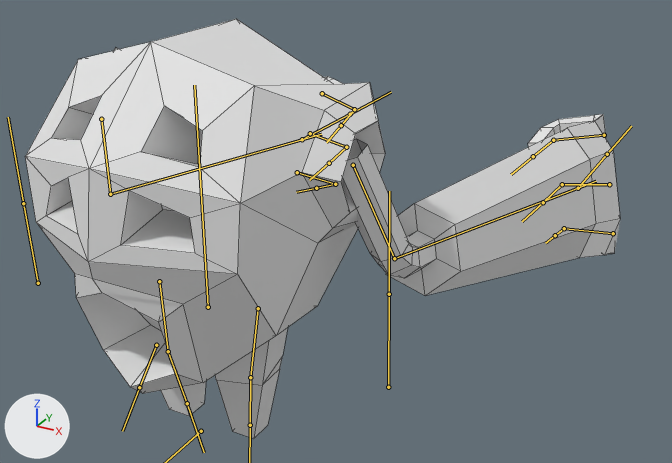
The FBX model Assets/Modelli3D/fisty.fbx: old version first, new version second.
One viewpoint serves both versions: a camera (50 mm lens) standing at (5.39, -6.73, 6.11) and looking at (0.24, 2.63, 1.43). The lights are fixed; the arrows at lower left show +X, +Y and +Z. Both versions are drawn at frame 1 of the action 'Armature|PoseLib'; the numbers are the values there. The bones that bend it are drawn over the model as lines. Mesh edges are drawn as thin lines.
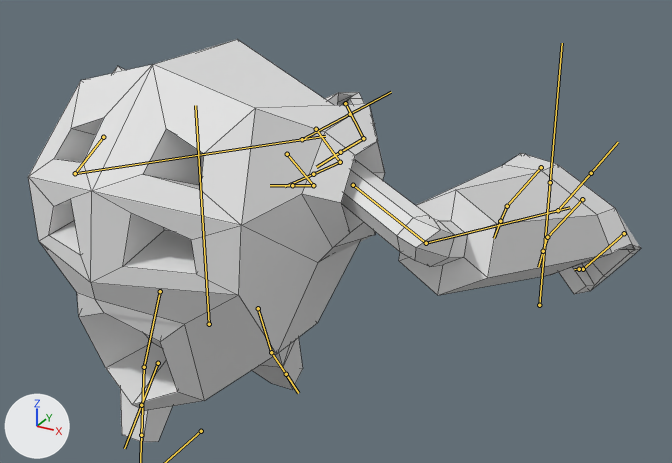
What differs and where, as boxes [x1, y1, x2, y2] in the pictures (672 x 463 px):
'Cube', posed
    before: [25, 19, 620, 439]
    after: [28, 39, 641, 442]
bone 'Leg.Upper.L', root to tip
    before: (258, 308) to (250, 377)
    after: (258, 308) to (271, 352)
bone 'Leg.Upper.R', root to tip
    before: (159, 281) to (168, 351)
    after: (160, 291) to (144, 367)
bone 'Torso', root to tip
    before: (208, 307) to (194, 85)
    after: (209, 324) to (195, 105)
bone 'Arm.Upper.L', root to tip
    before: (353, 165) to (394, 258)
    after: (353, 185) to (426, 243)
bone 'Arm.Lower.L', root to tip
    before: (394, 258) to (596, 181)
    after: (426, 243) to (570, 207)
bone 'Arm.Upper.R', root to tip
    before: (101, 119) to (110, 194)
    after: (103, 137) to (75, 173)
bone 'Arm.Lower.R', root to tip
    before: (110, 194) to (321, 134)
    after: (75, 173) to (325, 136)

What the commit changed:
Bone 'Leg.Upper.L' (bone_leg_upper_l) turns from (0, 0, 0) to (1, -3, -30) degrees about its own x, y and z.
Bone 'Leg.Upper.R' (bone_leg_upper_r) moves from (0.0, 0.0, 0.0) to (-0.01, 0.12, -0.01).
Bone 'Leg.Upper.R' (bone_leg_upper_r) turns from (0, 0, 0) to (1, -3, -31) degrees about its own x, y and z.
Bone 'Torso' (bone_torso) moves from (0.0, 0.0, 0.0) to (0.0, -0.2, 0.0).
Bone 'Arm.Upper.L' (bone_arm_upper_l) turns from (-75, 18, -1) to (-9, -10, -26) degrees about its own x, y and z.
Bone 'Arm.Lower.L' (bone_arm_lower_l) turns from (-5, 4, 62) to (-11, 21, 113) degrees about its own x, y and z.
Bone 'Arm.Upper.R' (bone_arm_upper_r) turns from (-75, -18, 1) to (-38, -12, -13) degrees about its own x, y and z.
Bone 'Arm.Lower.R' (bone_arm_lower_r) turns from (-5, -4, -62) to (-13, -8, -65) degrees about its own x, y and z.
